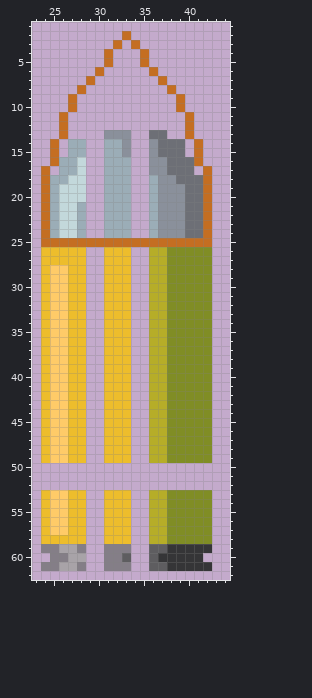
A pixel-art sprite gets an edit: Sprites/sniper_bullet_icon.png. The picture above was drawn from the file before the commit.
The file is 64x64 pixels. Shown: x 23..44, y 1..62.
The result:
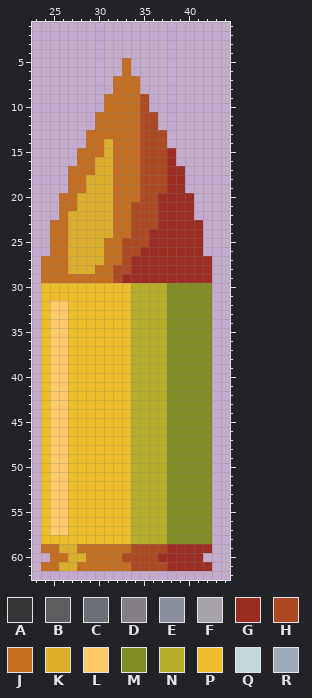
Palette (. is transparent): A #353537  B #5e5d60  C #6d6f76  D #847e87  E #8a909b  F #a8a3a8  G #9b2d22  H #ad4a23  J #c46e22  K #dbaf2c  L #ffcb68  M #808d25  N #b6ad28  P #edbd2c  Q #c3d8db  R #9badb7
Author's note on the commit: added sniper ammo pickup
Change:
Changed rows in their new state; - is an unchanged pixel.
first column x 24:
 2 ---------.---------
 3 --------.-.--------
 4 -------.---.-------
 5 -------.-J-.-------
 6 ------.--J--.------
 7 -----.--JJJ--.-----
 8 ----.---JJJ---.----
 9 ---.---JJJJH---.---
10 ---.---JJJJH---.---
11 --.---JJJJJHH---.--
12 --.---JJJJJHH---.--
13 --.--JJJJJJHHH--.--
14 -.-..JJKJJJHHH..-.-
15 -.-.JJJKJJJHHHG.-.-
16 -...JJKKJJJHHHG...-
17 .-.JJJKKJJJHHHGG.-.
18 ...JJKKKJJJHHHGG...
19 ...JJKKKJJJHHHGG...
20 ..JJKKKKJJJHHGGGG..
21 ..JJKKKKJJHHHGGGG..
22 ..JKKKKKJJHHHGGGG..
23 .JJKKKKKJJHHHGGGGG.
24 .JJKKKKKJJHHGGGGGG.
25 .--KKKK--HHHGGGGGG.
26 .JJKKKKJJHHGGGGGGG.
27 JJJKKKKJJHGGGGGGGGG
28 JJJKKKJJHHGGGGGGGGG
29 JJJJJJJJHGGGGGGGGGG
30 -PP--PP---NN-------
31 -PP--PP---NN-------
32 -----PP---NN-------
33 -----PP---NN-------
34 -----PP---NN-------
35 -----PP---NN-------
36 -----PP---NN-------
37 -----PP---NN-------
38 -----PP---NN-------
39 -----PP---NN-------
40 -----PP---NN-------
41 -----PP---NN-------
42 -----PP---NN-------
43 -----PP---NN-------
44 -----PP---NN-------
45 -----PP---NN-------
46 -----PP---NN-------
47 -----PP---NN-------
48 -----PP---NN-------
49 -----PP---NN-------
50 PLLPPPPPPPNNNNMMMMM
51 PLLPPPPPPPNNNNMMMMM
52 PLLPPPPPPPNNNNMMMMM
53 -----PP---NN-------
54 -----PP---NN-------
55 -----PP---NN-------
56 -----PP---NN-------
57 -----PP---NN-------
58 -----PP---NN-------
59 JJKKJJJJJJHHHHGGGGG
60 -JJKKJJJJHHHHGGGGG-
61 JJKKJJJJJJHHHHGGGGG
Changed places in both pictures, as pixel boxes (x1, y1, x2, y2):
changed: (41, 31, 212, 571)
